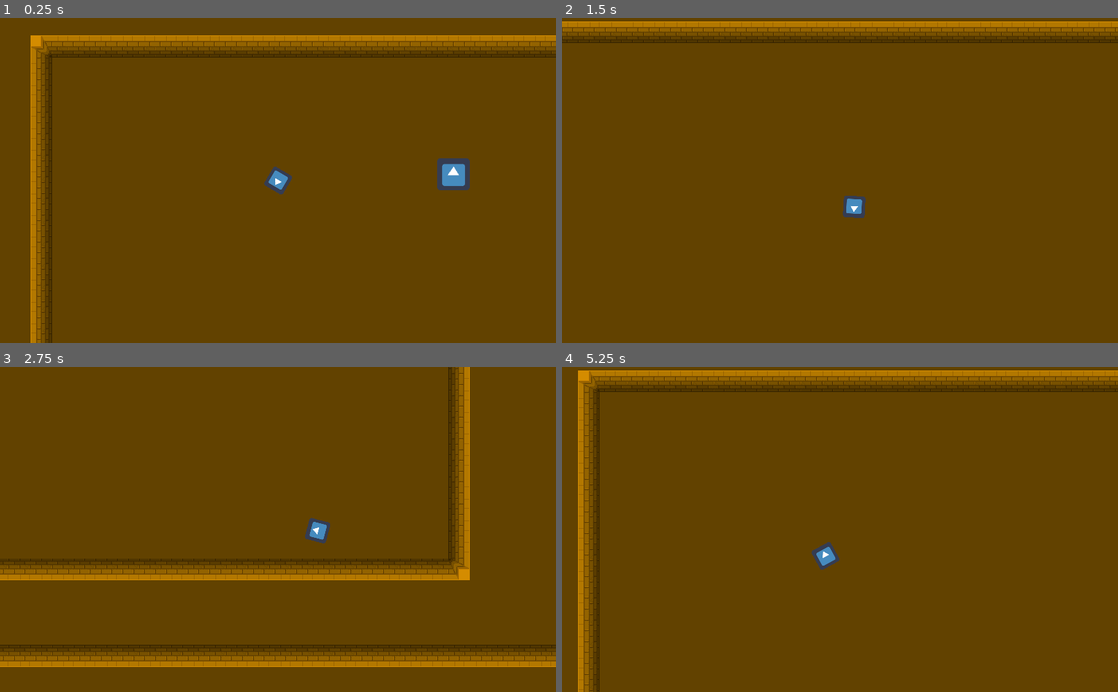
Above: before the commit, frames 1-4 (two rows, left to right).
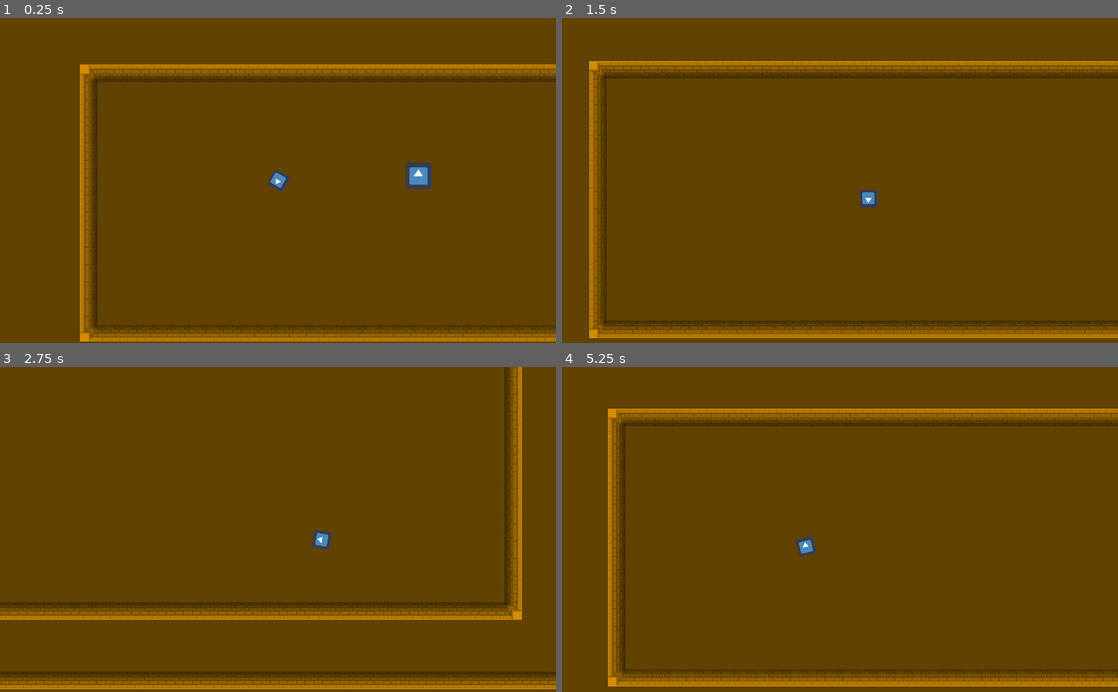
Above: after the commit, the same moments.

Repository: kinge880/GameJam
Game: Godot game, scene res://Word.tscn
Same seed, same stepped clock (60 frames per second), same inputs: the game is played once before the commit and once after it. The engine's default icon, where the game draws it, is replaced by a stand-in: a white triangle on a blue panel in a dark square.
Inputs (mouse positions are in pixels of both pictures, inside the frame that each line leads up to):
- Up to frame 1 (0.25 s): no input
- Up to frame 2 (1.5 s): tap Enter at 0.5 s; move the mouse to (962, 164) at 0.52 s; hold D (ui_right) 0.53-1.28 s; hold Space (atk) 0.53-1.28 s; move the mouse to (728, 196) at 1.27 s; hold S (ui_down) from 1.28 s (still down); tap Space (atk) at 1.35 s
- Up to frame 3 (2.75 s): move the mouse to (333, 458) at 2.02 s; release S (ui_down) at 2.03 s; hold D (ui_right) from 2.03 s (still down); hold Space (atk) from 2.03 s (still down)
- Up to frame 4 (5.25 s): move the mouse to (812, 594) at 2.77 s; release D (ui_right) at 2.78 s; release Space (atk) at 2.78 s; hold W (ui_up) 2.78-3.53 s; tap Space (atk) at 2.85, 4.35 s; move the mouse to (1006, 578) at 3.52 s; hold Space (atk) 3.53-4.28 s; hold A (ui_left) 3.53-5.03 s; move the mouse to (673, 480) at 4.27 s; move the mouse to (867, 529) at 5.02 s; hold S (ui_down) from 5.03 s (still down); hold Space (atk) from 5.03 s (still down)

The runs differ from the first frame. In frame 1, 13% of the frame differs, in the area x 5-100%, y 5-100%; in frame 2, 10%; in frame 3, 15%, in the area x 0-100%, y 0-100%; in frame 4, 13%.

Commit message:
ajuste
.

Diff:
--- a/Enemy.tscn
+++ b/Enemy.tscn
@@ -1,7 +1,8 @@
-[gd_scene load_steps=6 format=2]
+[gd_scene load_steps=7 format=2]
 
-[ext_resource path="res://Script/Enemy.gd" type="Script" id=1]
-[ext_resource path="res://icon.png" type="Texture" id=2]
+[ext_resource path="res://Script/EnemyNode.gd" type="Script" id=1]
+[ext_resource path="res://Script/Enemy.gd" type="Script" id=2]
+[ext_resource path="res://icon.png" type="Texture" id=3]
 
 [sub_resource type="CircleShape2D" id=1]
 radius = 194.259
@@ -13,6 +14,7 @@
 radius = 114.749
 
 [node name="Enemy" type="Node2D"]
+script = ExtResource( 1 )
 
 [node name="AreaMove" type="Area2D" parent="."]
 __meta__ = {
@@ -48,7 +50,10 @@
 
 [node name="CollisionShape2D2" type="CollisionShape2D" parent="Enemy/Visibility"]
 shape = SubResource( 3 )
+
+[node name="Navigation2D" type="Navigation2D" parent="Enemy"]
 [connection signal="body_entered" from="AreaMove" to="Enemy" method="_on_AreaMove_body_entered"]
 [connection signal="body_exited" from="AreaMove" to="Enemy" method="_on_AreaMove_body_exited"]
+[connection signal="kill" from="Enemy" to="." method="_on_Enemy_kill"]
 [connection signal="body_entered" from="Enemy/Visibility" to="Enemy" method="_on_Visibility_body_entered"]
 [connection signal="body_exited" from="Enemy/Visibility" to="Enemy" method="_on_Visibility_body_exited"]
--- a/Player.tscn
+++ b/Player.tscn
@@ -24,12 +24,12 @@
 
 [node name="Camera2D" type="Camera2D" parent="."]
 current = true
-zoom = Vector2( 0.8, 0.8 )
 smoothing_enabled = true
-drag_margin_left = 0.0
-drag_margin_top = 0.0
-drag_margin_right = 0.0
-drag_margin_bottom = 0.0
+smoothing_speed = 2.0
+drag_margin_left = 0.25
+drag_margin_top = 0.25
+drag_margin_right = 0.25
+drag_margin_bottom = 0.25
 
 [node name="RayCast2D" type="RayCast2D" parent="."]
 enabled = true
--- a/Script/Enemy.gd
+++ b/Script/Enemy.gd
@@ -11,6 +11,7 @@
 #se o que esta dentro de qualquer uma das outras áreas é um player ou não
 var is_player = false
 var enemy_position
+signal kill
 
 func _ready():
 	add_to_group("enemy")
@@ -35,7 +36,7 @@
 		var to_origin = enemy_position - global_position
 		to_origin = to_origin.normalized()
 		global_rotation = atan2(to_origin.y, to_origin.x)
-		move_and_slide(to_origin * speed * delta)
+		move_and_collide(to_origin * speed * delta)
 
 	#se rayCast colidir ativa a função death do player
 	if raycast.is_colliding():
@@ -44,7 +45,7 @@
 			collision._death()
 
 func _kill():
-	queue_free()
+	emit_signal("kill")
 
 #essa função permite mudar a variavel player, pegando a instancia de player
 func _set_player(body):
--- /dev/null
+++ b/Script/EnemyNode.gd
@@ -0,0 +1,17 @@
+extends Node2D
+
+# Declare member variables here. Examples:
+# var a = 2
+# var b = "text"
+
+# Called when the node enters the scene tree for the first time.
+func _ready():
+	pass # Replace with function body.
+
+# Called every frame. 'delta' is the elapsed time since the previous frame.
+#func _process(delta):
+#	pass
+
+
+func _on_Enemy_kill():
+	queue_free()
--- a/Script/Player.gd
+++ b/Script/Player.gd
@@ -1,6 +1,6 @@
 extends KinematicBody2D
 
-export var speed = 300
+export var speed = 200
 var motion = Vector2()
 onready var raycast = $RayCast2D
 
@@ -67,3 +67,13 @@
 #função para ativar a situação escolhida de "morte"
 func _death():
 	get_tree().reload_current_scene()
+
+#talvez iremos usar no futuro, essa função vai manter a camera fixa nos limites de um comodo
+func set_camera_limits():
+	#essa conexão vai ter que mduar dps
+    var map_limits = $TileMap.get_used_rect()
+    var map_cellsize = $TileMap.cell_size
+    $Player/Camera2D.limit_left = map_limits.position.x * map_cellsize.x
+    $Player/Camera2D.limit_right = map_limits.end.x * map_cellsize.x
+    $Player/Camera2D.limit_top = map_limits.position.y * map_cellsize.y
+    $Player/Camera2D.limit_bottom = map_limits.end.y * map_cellsize.y
--- a/project.godot
+++ b/project.godot
@@ -15,7 +15,7 @@
 
 [application]
 
-config/name="Novo Projeto de Jogo"
+config/name="GameJaaj"
 run/main_scene="res://Word.tscn"
 config/icon="res://icon.png"
 
Not shown: 2 places in Enemy.tscn that only renumber resources
